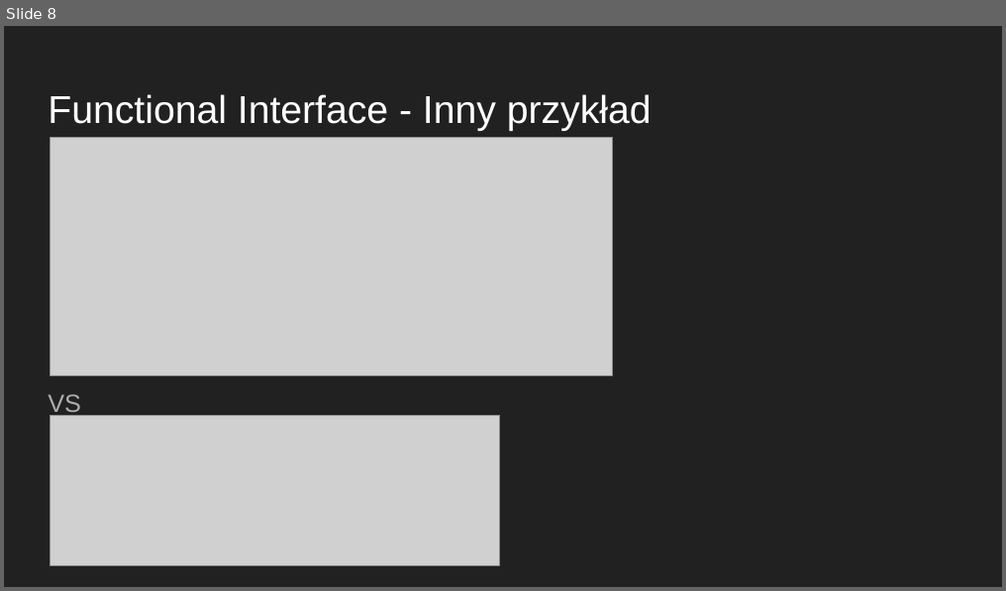
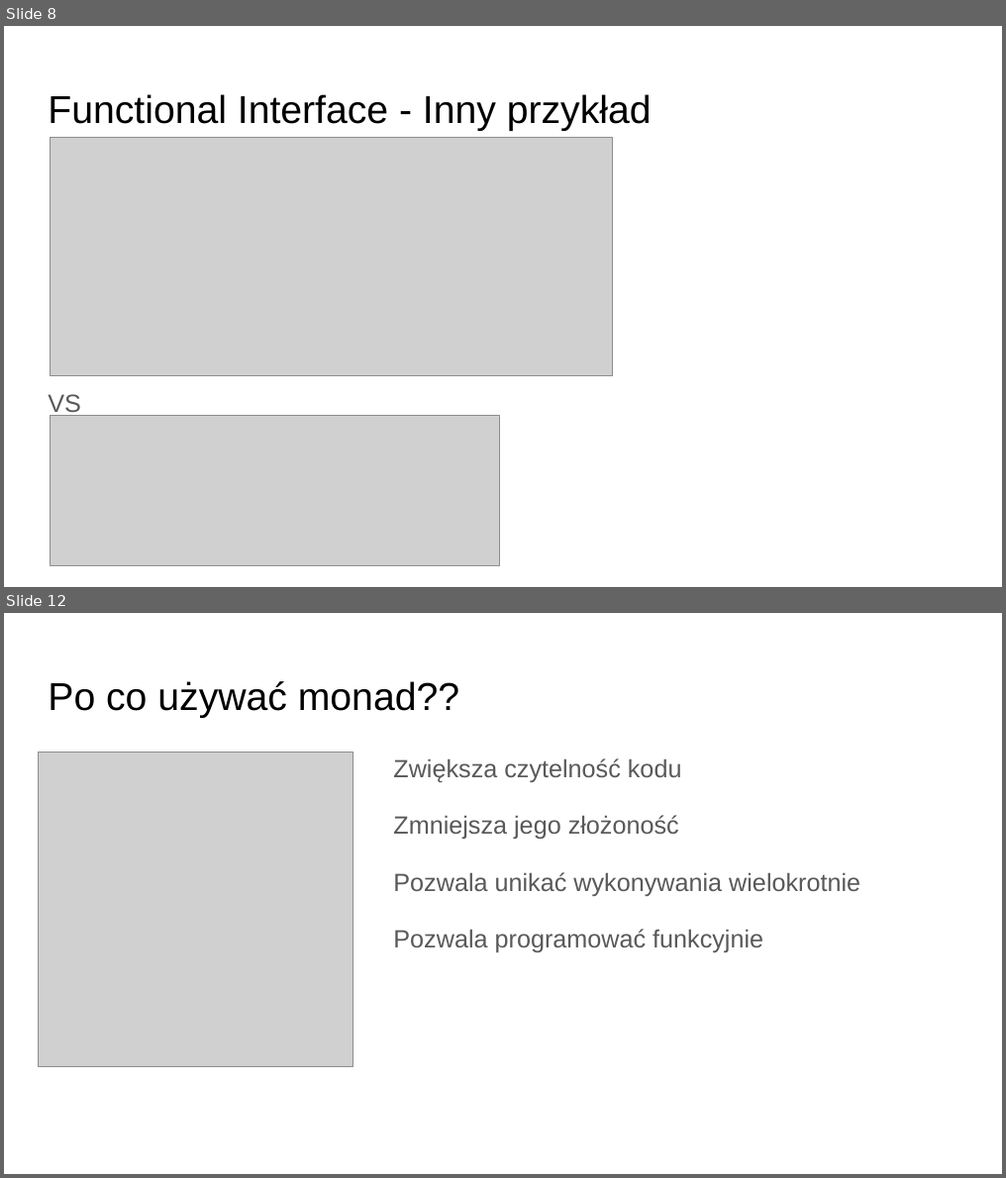
Before and after one commit to jkornacki/java8Lambda, a slide deck: Java8.pptx. Shown one above the other, each under a label of ours: slide 8 before the commit, slides 8 and 12 after it; the slides between them are not shown. The pictures are 1006x591 and 1006x1178 pixels, drawn with LibreOffice and Linux fonts; fonts in the diff are those of the drawing; grey boxes stand for pictures. Boxes give left, top, right and bottom in pixels: in the first picture for what was removed or moved away, otherwise in the second. Text is boxed around its words. In the diff, an @@ line names an element or a change of style, - is before the commit and + after.

```diff
--- a/Java8.pptx
+++ b/Java8.pptx
@@ slide 12 added at [4,613,1002,1174], background #FFFFFF @@
@@ title added at [48,681,459,718], 28 pt, text #000000 @@
+Po co używać monad??
@@ picture added at [38,753,352,1067] @@
@@ text added at [393,759,860,953], 18 pt, text #595959 @@
+Zwiększa czytelność kodu
+Zmniejsza jego złożoność
+Pozwala unikać wykonywania wielokrotnie
+Pozwala programować funkcyjnie
@@ slide 8 changed as well @@
@@ background #212121 to #FFFFFF @@
@@ title "Functional Interface - Inny przykład" at [48,94,651,131]: text colour #FFFFFF to #000000 @@
@@ text "VS" at [48,394,81,418]: text colour #ADADAD to #595959 @@
```
Also in this commit, not shown: 9 other slides changed, 12 other slides added, 2 slides removed, 4 other files.
